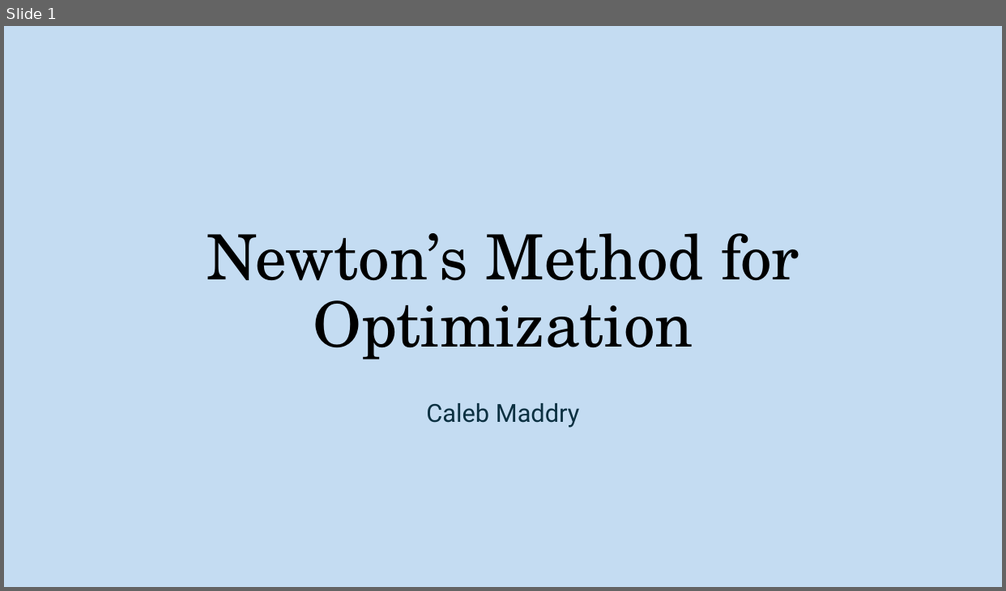
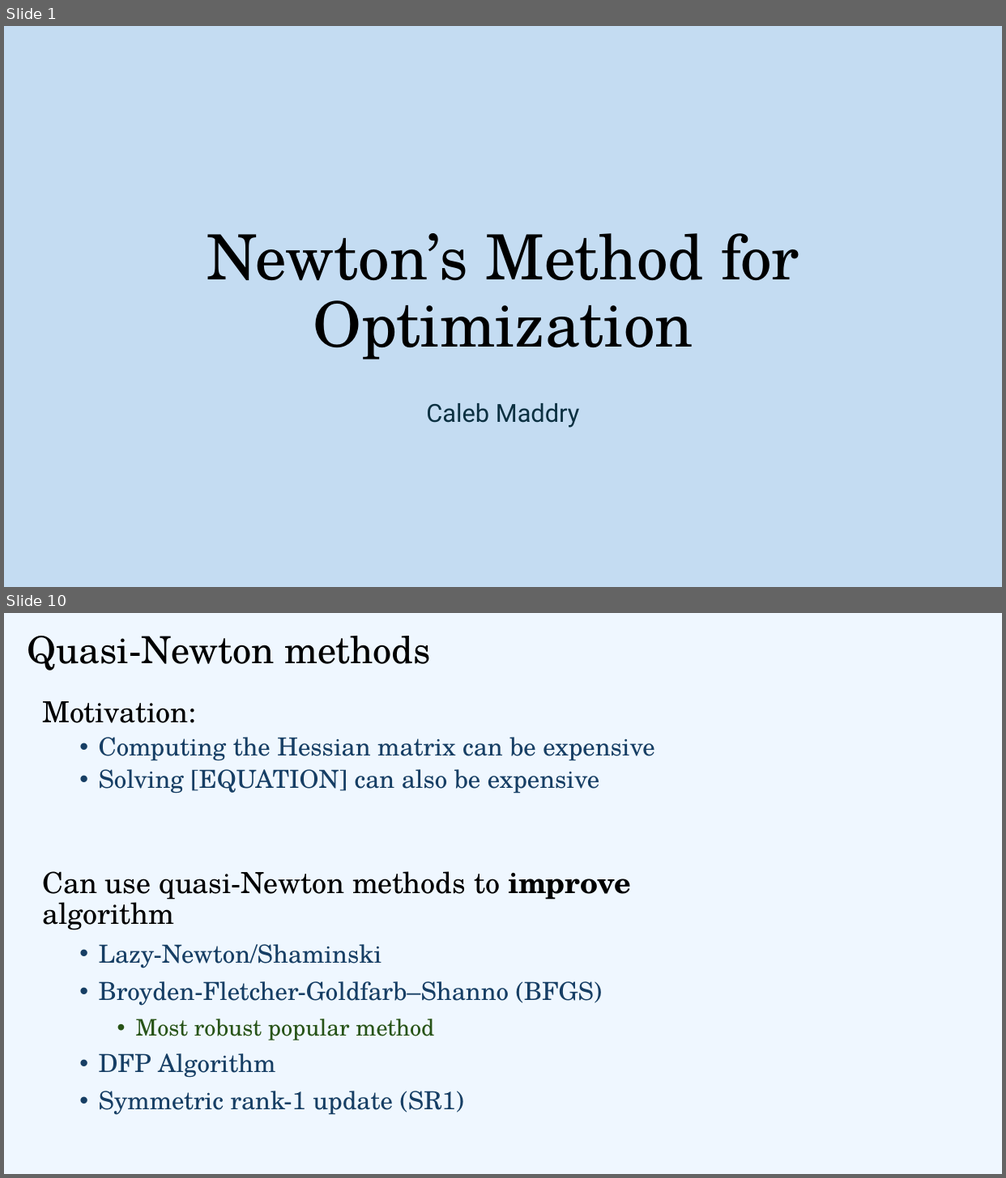
Before and after one commit to cmaddry/APPM-4600, a slide deck: Final Project/Presentation/APPM 4600 Final Presentation.pptx. Shown one above the other, each under a label of ours: slide 1 before the commit, slides 1 and 10 after it; the slides between them are not shown. The pictures are 1006x591 and 1006x1178 pixels, drawn with LibreOffice and Linux fonts; fonts in the diff are those of the drawing. Boxes give left, top, right and bottom in pixels: in the first picture for what was removed or moved away, otherwise in the second. Text is boxed around its words. In the diff, an @@ line names an element or a change of style, - is before the commit and + after.

```diff
--- a/Final Project/Presentation/APPM 4600 Final Presentation.pptx
+++ b/Final Project/Presentation/APPM 4600 Final Presentation.pptx
@@ slide 10 added at [4,613,1002,1174], background #EFF7FF @@
@@ title added at [27,636,431,671], 36 pt, text #000000 @@
+Quasi-Newton methods
@@ text added at [42,701,654,1115], 24 pt, text #163E64 @@
+Motivation:
+  • Computing the Hessian matrix can be expensive
+  • Solving [EQUATION] can also be expensive
+Can use quasi-Newton methods to improve algorithm
+  • Lazy-Newton/Shaminski
+  • Broyden-Fletcher-Goldfarb–Shanno (BFGS)
+    • Most robust popular method
+  • DFP Algorithm
+  • Symmetric rank-1 update (SR1)
```
Also in this commit, not shown: 1 slide changed, 14 other slides added, 1 slide removed, 23 other files.
